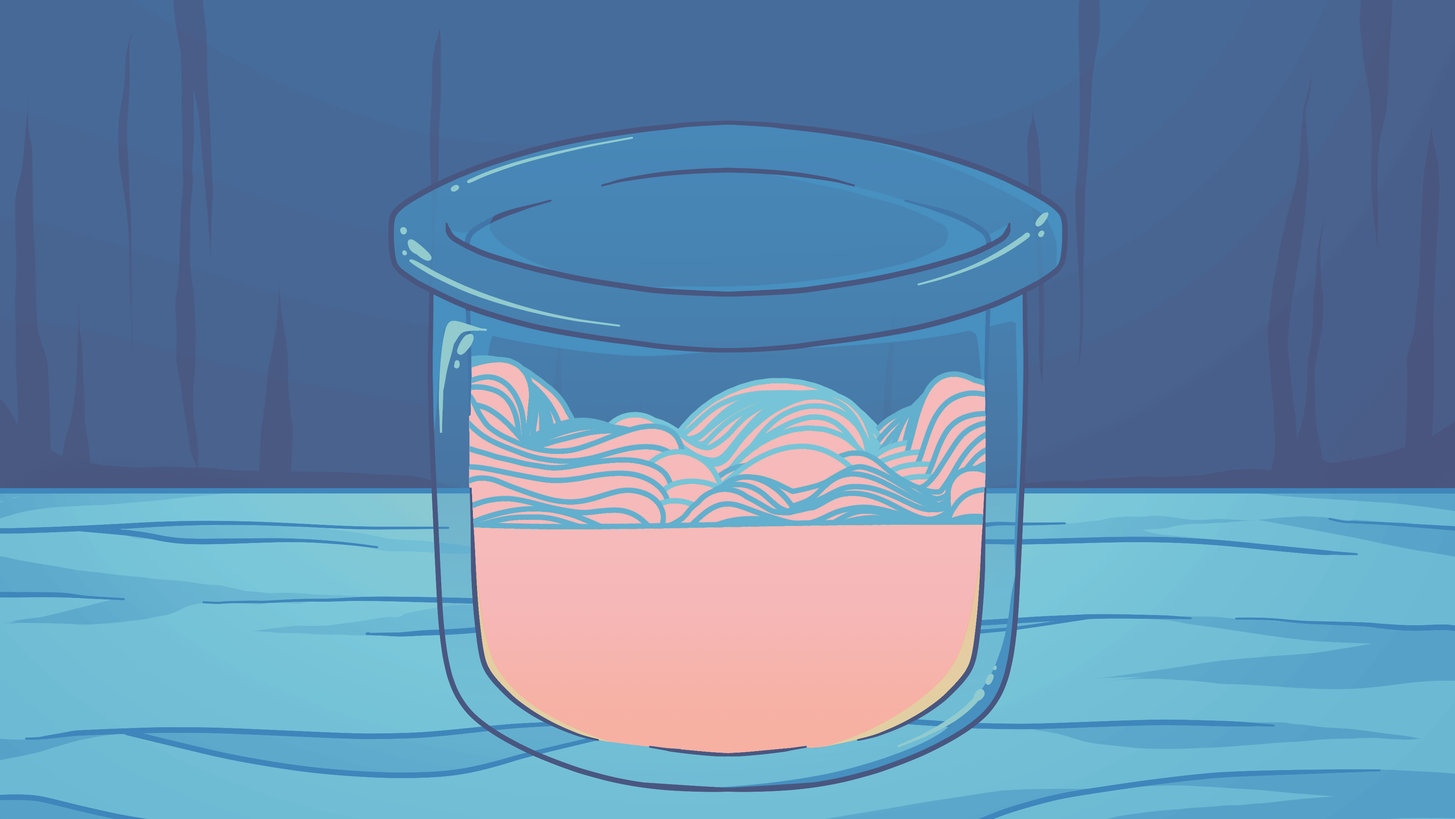
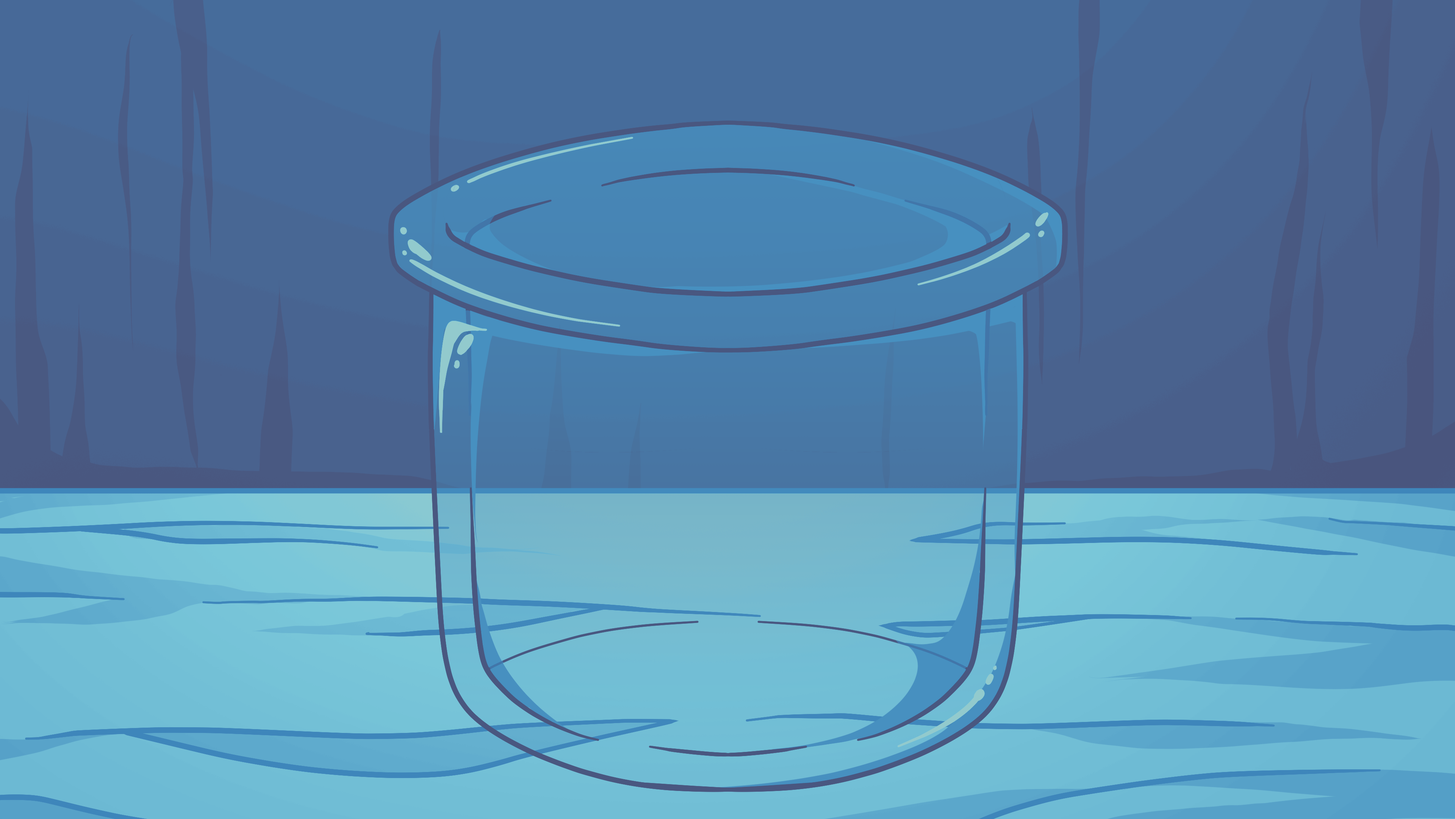
Revision of a layered w=1455, h=819 image; what changed, layer by layer:
removed group "Liquid" (19 layers) over bbox(469, 354, 987, 754)
removed layer "MG_09_B_0018" from group "Liquid" over bbox(473, 518, 984, 754)
removed layer "MG_09_B_0017" from group "Liquid" over bbox(473, 513, 984, 754)
removed layer "MG_09_B_0016" from group "Liquid" over bbox(473, 505, 984, 754)
removed layer "MG_09_B_0015" from group "Liquid" over bbox(472, 485, 986, 754)
removed layer "MG_09_B_0014" from group "Liquid" over bbox(469, 465, 986, 754)
removed layer "MG_09_B_0013" from group "Liquid" over bbox(469, 463, 986, 754)
removed layer "MG_09_B_0012" from group "Liquid" over bbox(469, 445, 986, 754)
removed layer "MG_09_B_0011" from group "Liquid" over bbox(469, 419, 986, 754)
removed layer "MG_09_B_0010" from group "Liquid" over bbox(469, 392, 987, 754)
removed layer "MG_09_B_0009" from group "Liquid" over bbox(469, 400, 987, 754)
removed layer "MG_09_B_0008" from group "Liquid" over bbox(469, 383, 987, 754)
removed layer "MG_09_B_0007" from group "Liquid" over bbox(469, 373, 987, 754)
removed layer "MG_09_B_0006" from group "Liquid" over bbox(469, 356, 987, 754)
removed layer "MG_09_B_0005" from group "Liquid" over bbox(469, 359, 987, 754)
removed layer "MG_09_B_0004" from group "Liquid" over bbox(469, 359, 987, 754)
removed layer "MG_09_B_0003" from group "Liquid" over bbox(469, 360, 987, 754)
removed layer "MG_09_B_0002" from group "Liquid" over bbox(469, 359, 987, 754)
removed layer "MG_09_B_0001" from group "Liquid" over bbox(469, 358, 987, 754)
removed layer "MG_09_B_0000" from group "Liquid" over bbox(469, 354, 987, 754)
